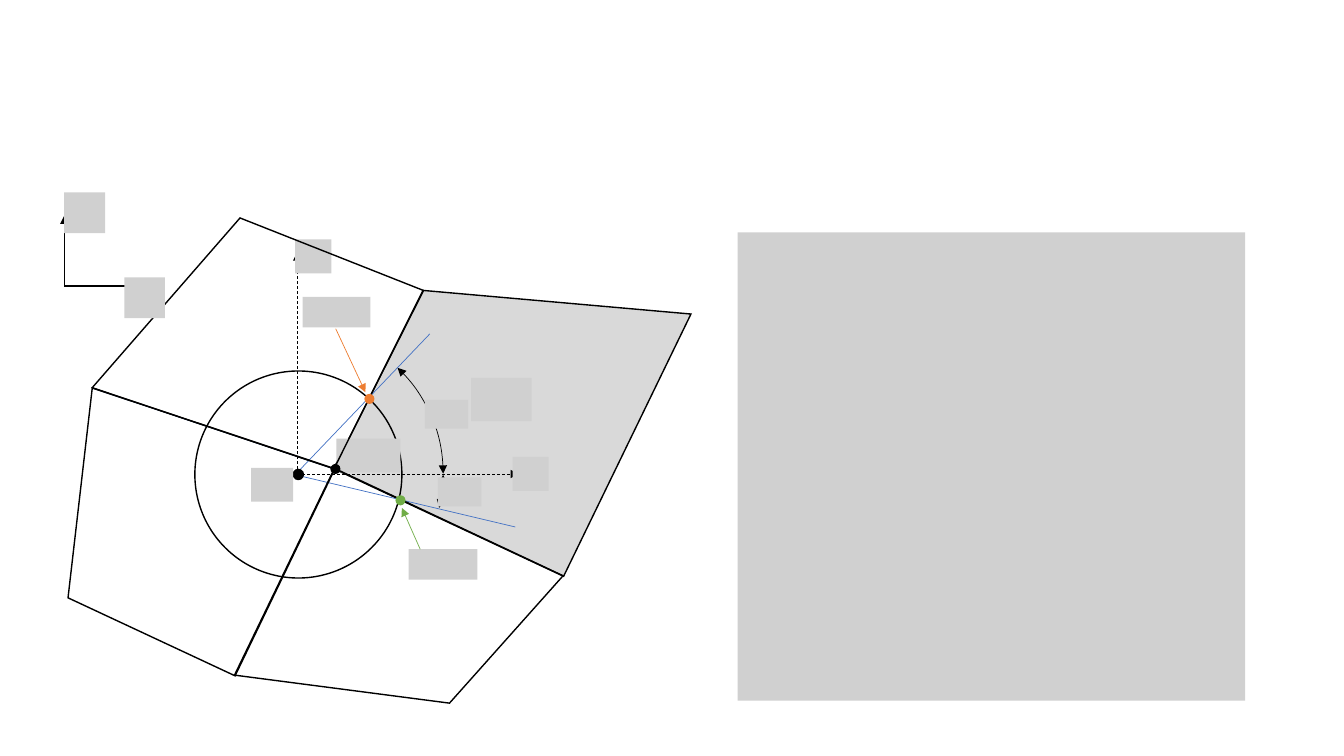
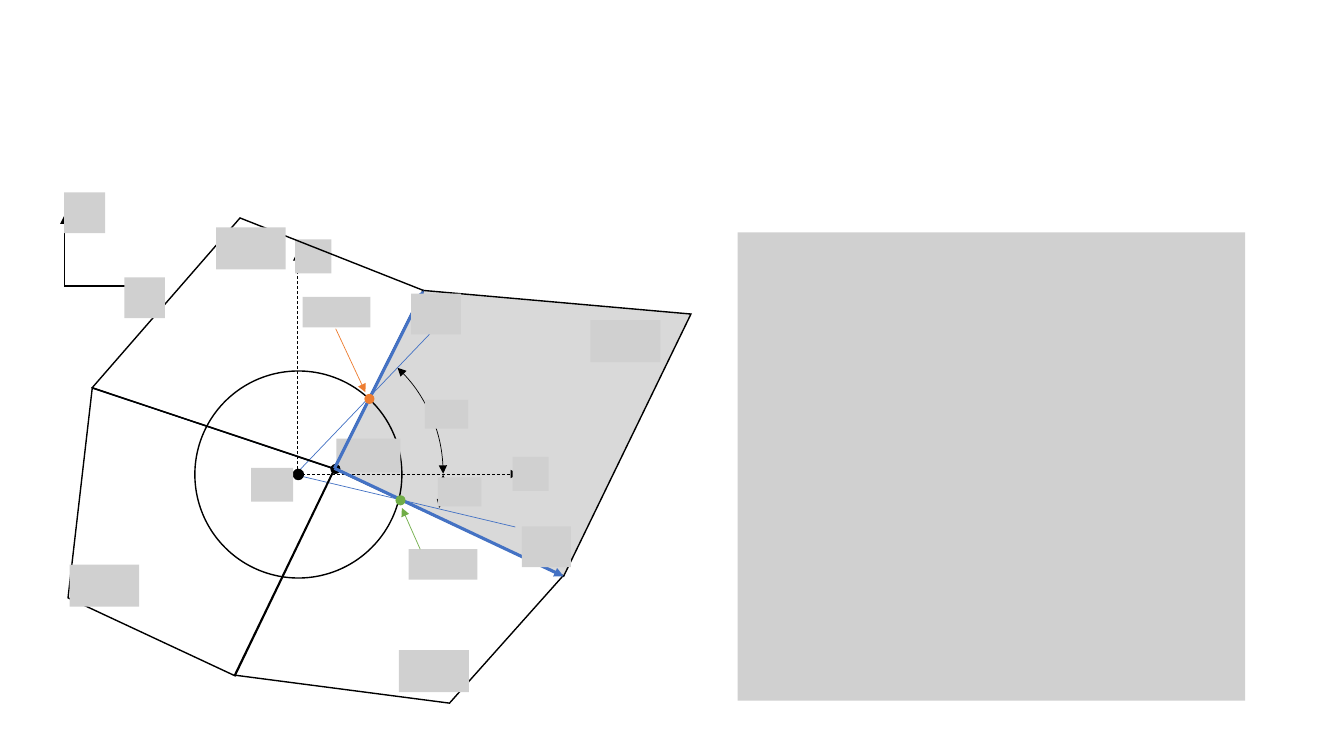
Before and after one commit to smillerc/cato, a slide deck: slide 7 of papers/method_explanation.pptx (slide 4 before the commit). Drawn at 1344x756 pixels with LibreOffice and Linux fonts; fonts in the diff are those of the drawing; grey boxes stand for pictures. Boxes give left, top, right and bottom in pixels: in the first picture for what was removed or moved away, otherwise in the second. Text is boxed around its words. In the diff, an @@ line names an element or a change of style, - is before the commit and + after.

```diff
--- a/papers/method_explanation.pptx
+++ b/papers/method_explanation.pptx
@@ picture added at (x1=216, y1=228, x2=285, y2=270) @@
@@ arrow added from (335, 469) to (423, 290), #4472C4 2.25 pt @@
@@ picture added at (x1=411, y1=293, x2=461, y2=334) @@
@@ arrow added from (335, 469) to (564, 577), #4472C4 2.25 pt @@
@@ picture added at (x1=522, y1=526, x2=572, y2=567) @@
@@ picture added at (x1=70, y1=565, x2=139, y2=607) @@
@@ picture added at (x1=399, y1=650, x2=469, y2=693) @@
```
Also in this commit, not shown: 3 other slides changed.
